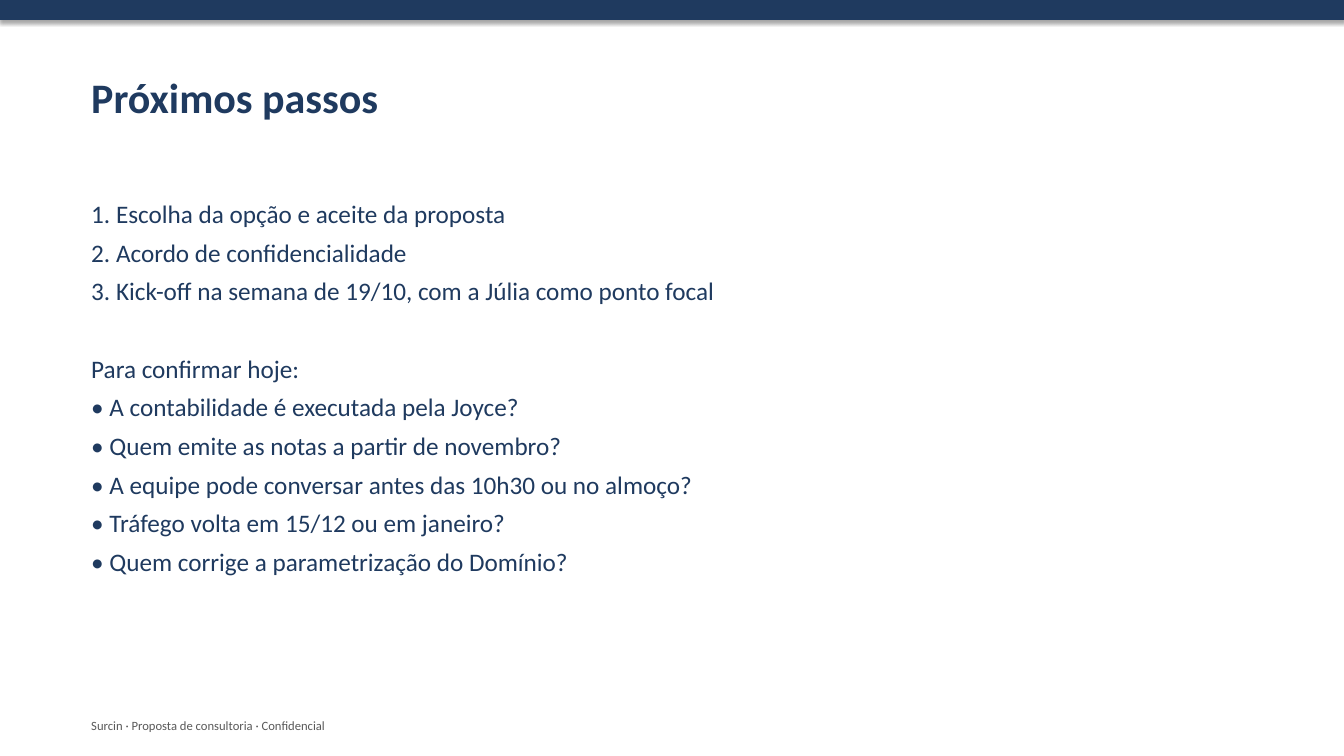
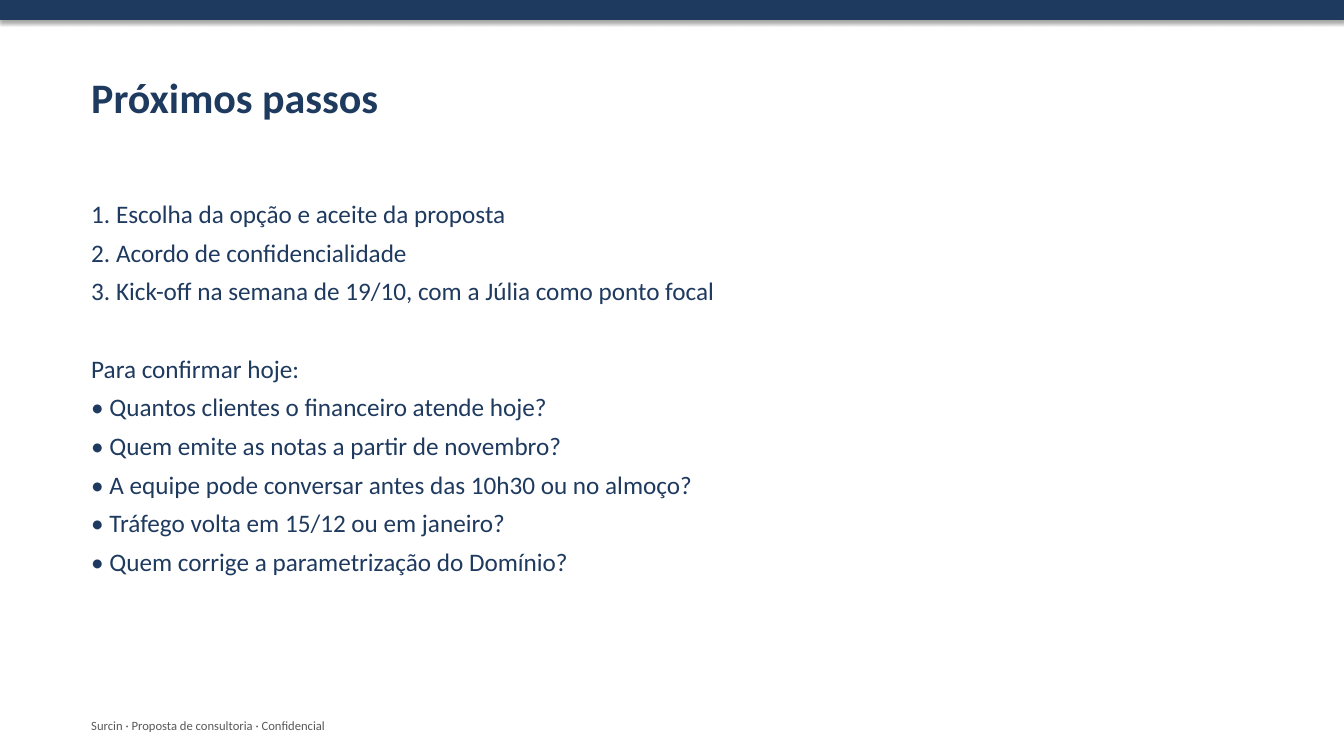
Before and after one commit to rromao-DS/Sourcin-Consultoria, a slide deck: slide 11 of proposta-surcin/06-apresentacao-proposta.pptx. Drawn at 1344x756 pixels with LibreOffice and Linux fonts; fonts in the diff are those of the drawing. Boxes give left, top, right and bottom in pixels: in the first picture for what was removed or moved away, otherwise in the second. Text is boxed around its words. In the diff, an @@ line names an element or a change of style, - is before the commit and + after.

```diff
--- a/proposta-surcin/06-apresentacao-proposta.pptx
+++ b/proposta-surcin/06-apresentacao-proposta.pptx
@@ text at (109, 398, 547, 421): text changed @@
-• A contabilidade é executada pela Joyce?
+• Quantos clientes o financeiro atende hoje?
```
Also in this commit, not shown: 3 other slides changed, 7 other files.
